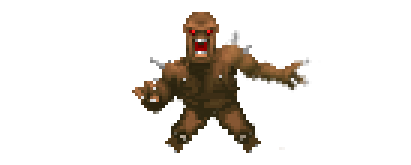
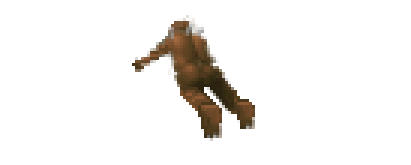
Before/after of a (411, 165) layered artwork. What changed in the layer stack:
hid "IUSAC1" over [132, 12, 312, 153]
added layer "IUSAC4C6" in group "Imp" over [132, 15, 255, 141]
